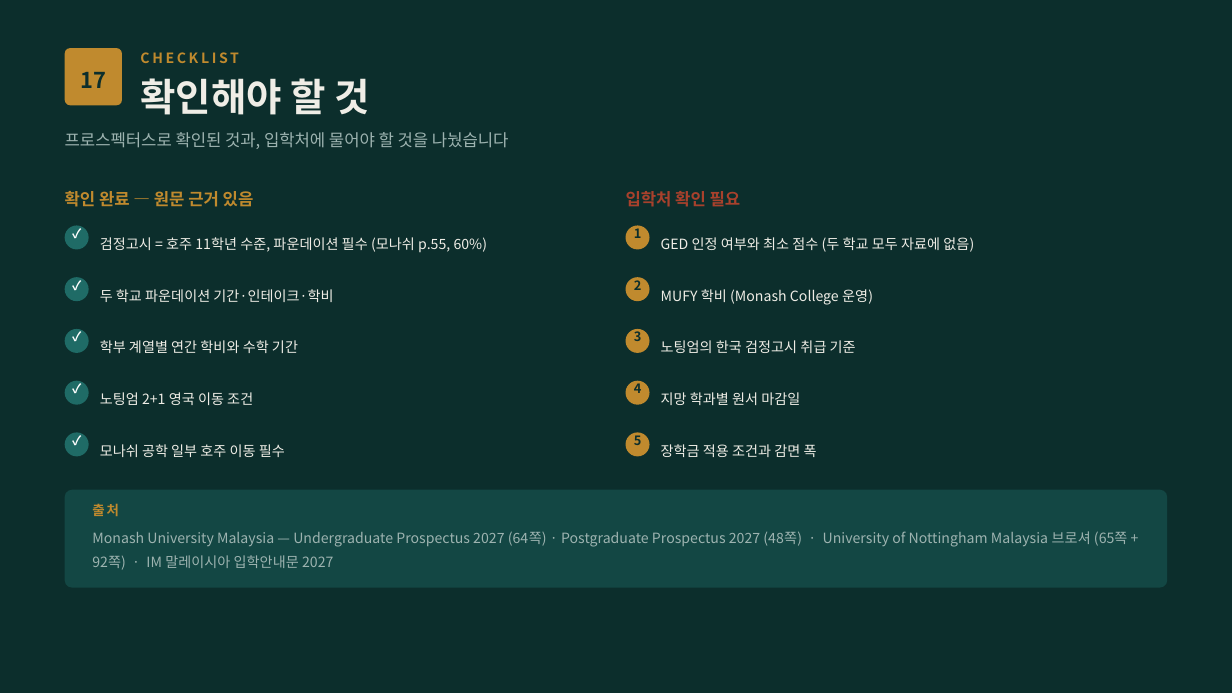
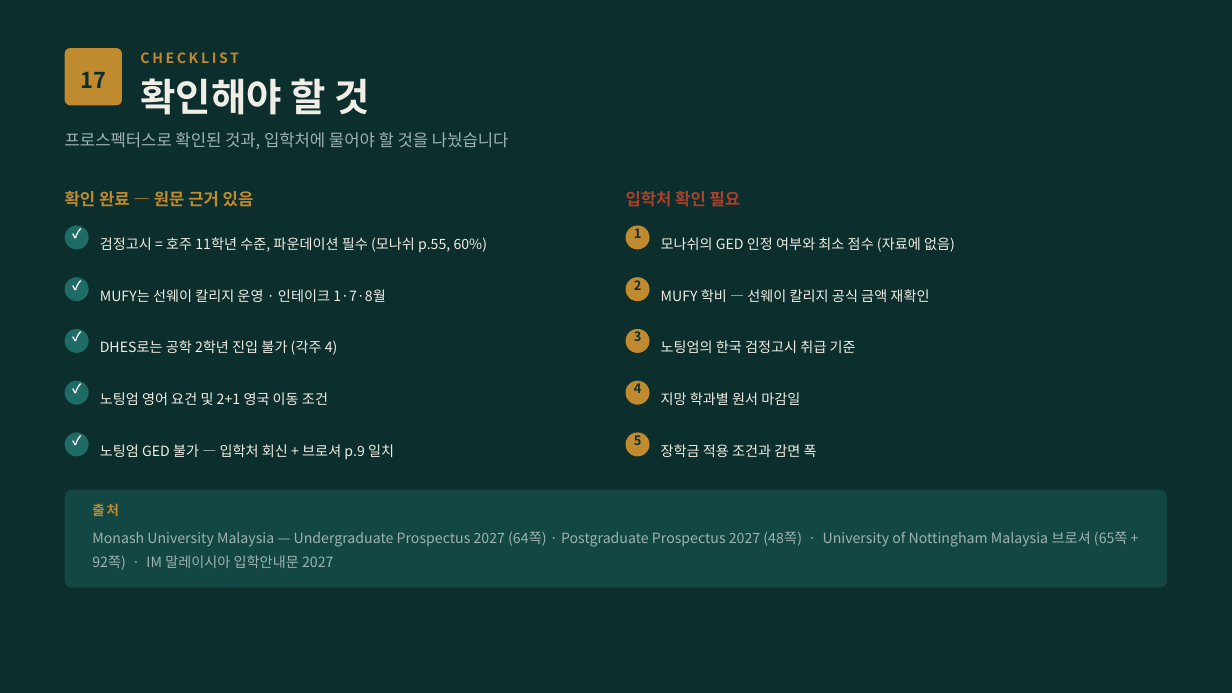
Before and after one commit to ChampionJohan/Johan, a slide deck: slide 18 of design/malaysia-study-live/말레이시아유학_2편_해외직영캠퍼스.pptx. Drawn at 1232x693 pixels with LibreOffice and Linux fonts; fonts in the diff are those of the drawing. Boxes give left, top, right and bottom in pixels: in the first picture for what was removed or moved away, otherwise in the second. Text is boxed around its words. In the diff, an @@ line names an element or a change of style, - is before the commit and + after.

```diff
--- a/design/malaysia-study-live/말레이시아유학_2편_해외직영캠퍼스.pptx
+++ b/design/malaysia-study-live/말레이시아유학_2편_해외직영캠퍼스.pptx
@@ text at (661,237,955,252): text changed @@
-GED 인정 여부와 최소 점수 (두 학교 모두 자료에 없음)
+모나쉬의 GED 인정 여부와 최소 점수 (자료에 없음)
@@ text at (100,289,385,302): text changed @@
-두 학교 파운데이션 기간·인테이크·학비
+MUFY는 선웨이 칼리지 운영 · 인테이크 1·7·8월
@@ text at (661,289,929,302): text changed @@
-MUFY 학비 (Monash College 운영)
+MUFY 학비 — 선웨이 칼리지 공식 금액 재확인
@@ text at (100,340,338,355): text changed @@
-학부 계열별 연간 학비와 수학 기간
+DHES로는 공학 2학년 진입 불가 (각주 4)
@@ text at (100,392,328,405): text changed @@
-노팅엄 2+1 영국 이동 조건
+노팅엄 영어 요건 및 2+1 영국 이동 조건
@@ text at (100,444,394,460): text changed @@
-모나쉬 공학 일부 호주 이동 필수
+노팅엄 GED 불가 — 입학처 회신 + 브로셔 p.9 일치
```
Also in this commit, not shown: 4 other slides changed, 2 other files.
